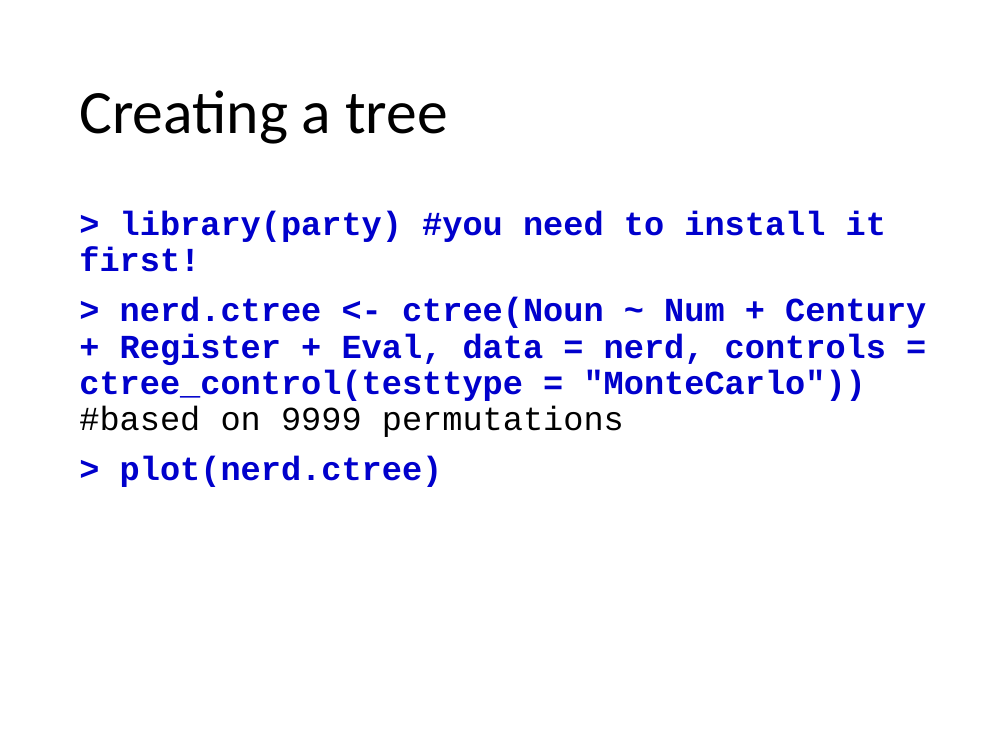
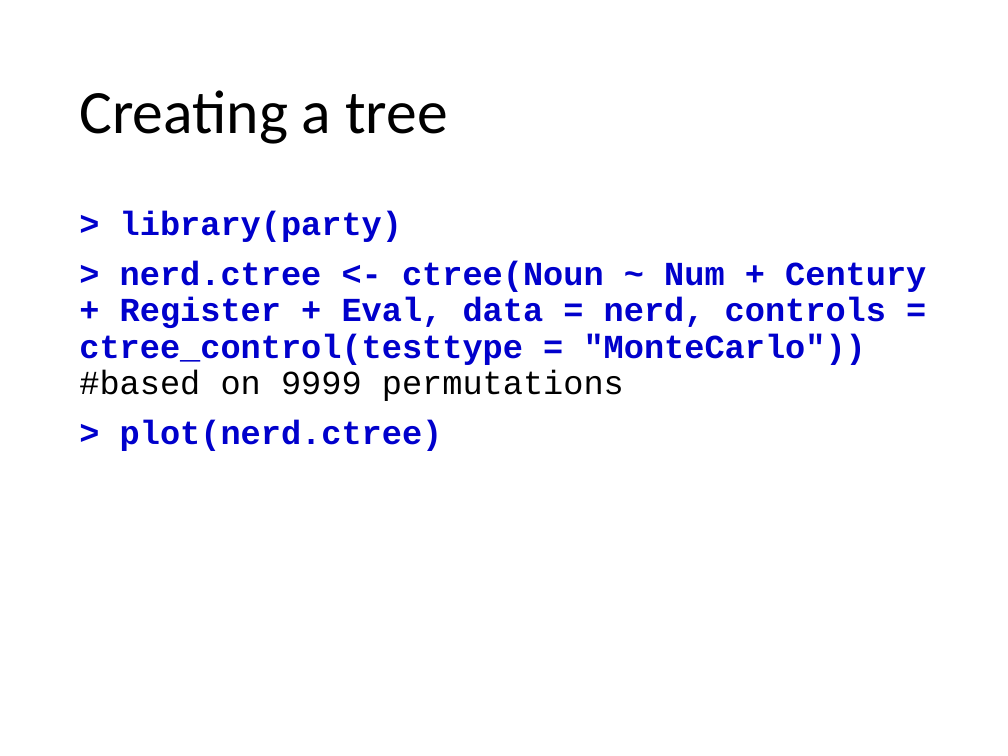
Before and after one commit to av1611/Tallinn, a slide deck: slide 12 of ConditionalTrees_2019.pptx. Drawn at 1008x756 pixels with LibreOffice and Linux fonts; fonts in the diff are those of the drawing. Boxes give left, top, right and bottom in pixels: in the first picture for what was removed or moved away, otherwise in the second. Text is boxed around its words. In the diff, an @@ line names an element or a change of style, - is before the commit and + after.

```diff
--- a/ConditionalTrees_2019.pptx
+++ b/ConditionalTrees_2019.pptx
@@ text at (120, 210, 402, 242): text changed @@
-> library(party) #you need to install it first!
+> library(party)
```
Also in this commit, not shown: 1 other slide changed.
